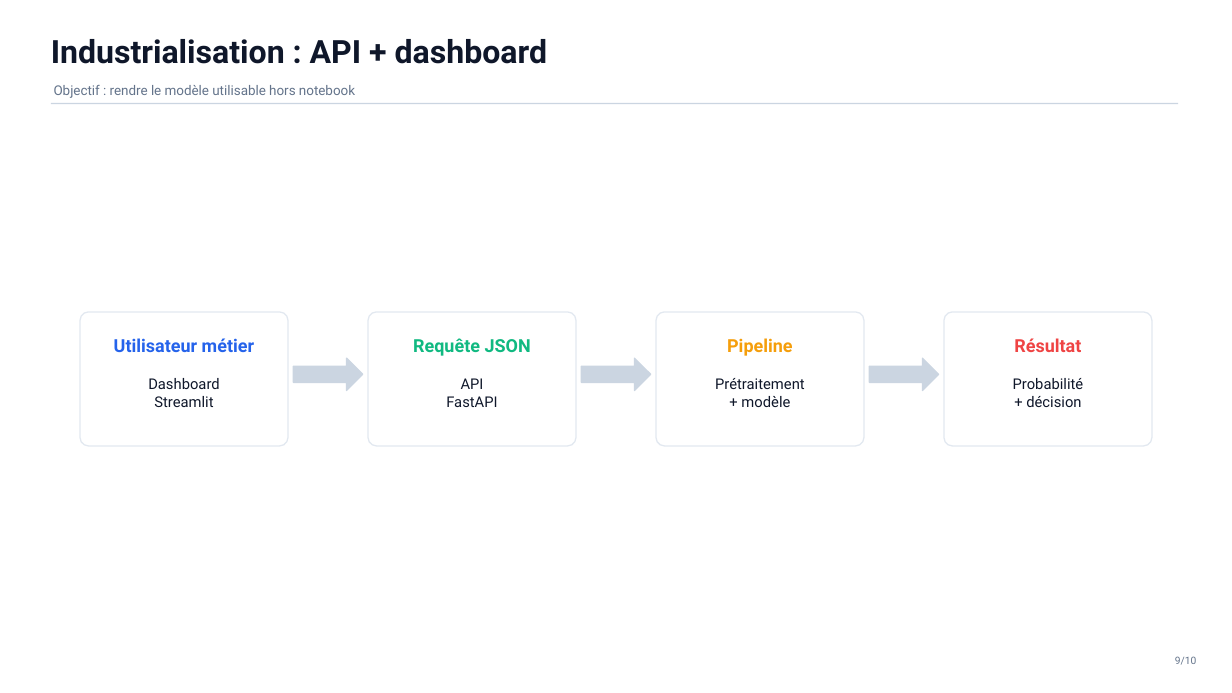
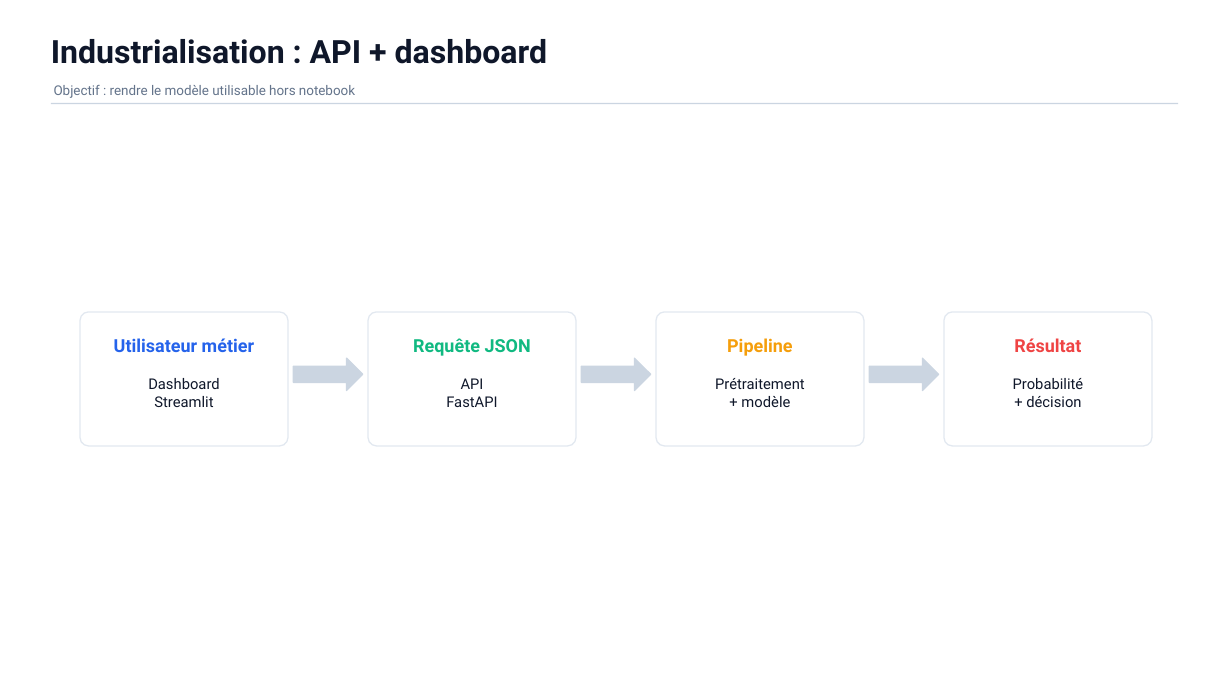
Before and after one commit to NerdBat/Projet-data-science, a slide deck: slide 14 of presentation data science.pptx. Drawn at 1232x693 pixels with LibreOffice and Linux fonts; fonts in the diff are those of the drawing. Boxes give left, top, right and bottom in pixels: in the first picture for what was removed or moved away, otherwise in the second. Text is boxed around its words. In the diff, an @@ line names an element or a change of style, - is before the commit and + after.

```diff
--- a/presentation data science.pptx
+++ b/presentation data science.pptx
@@ text removed at <box>1175,656,1197,665</box> @@
-9/10
```
Also in this commit, not shown: 13 other slides changed, 1 other file.
